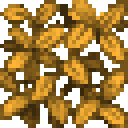
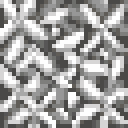
Comparing the layer stacks of the two 128 x 128 images. Changes:
renamed "leavesacaciafancy" to "leavesfirfast", showed it, painted on it over [0, 0, 128, 128]
hid "leavesyellowfancy" over [0, 0, 128, 128]
